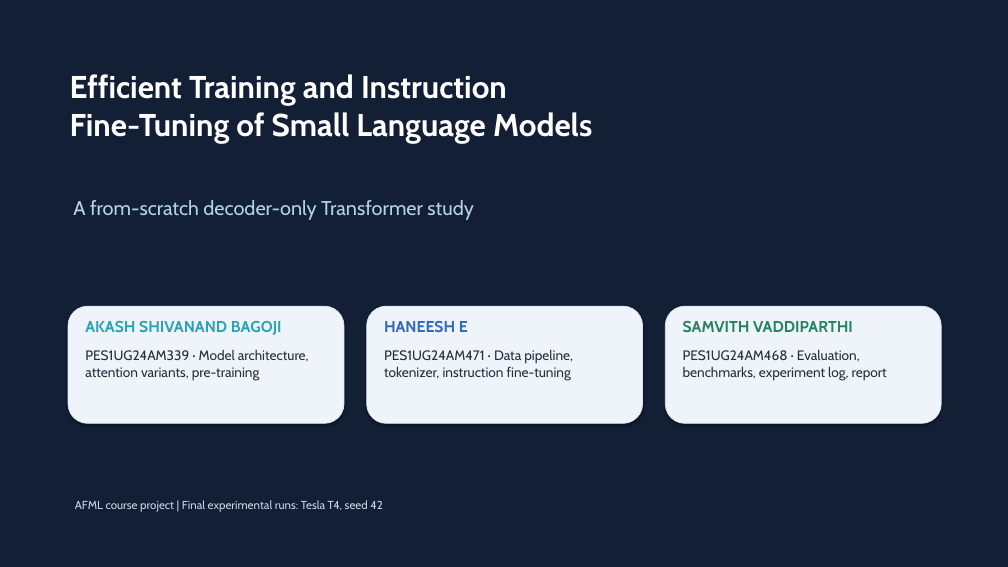
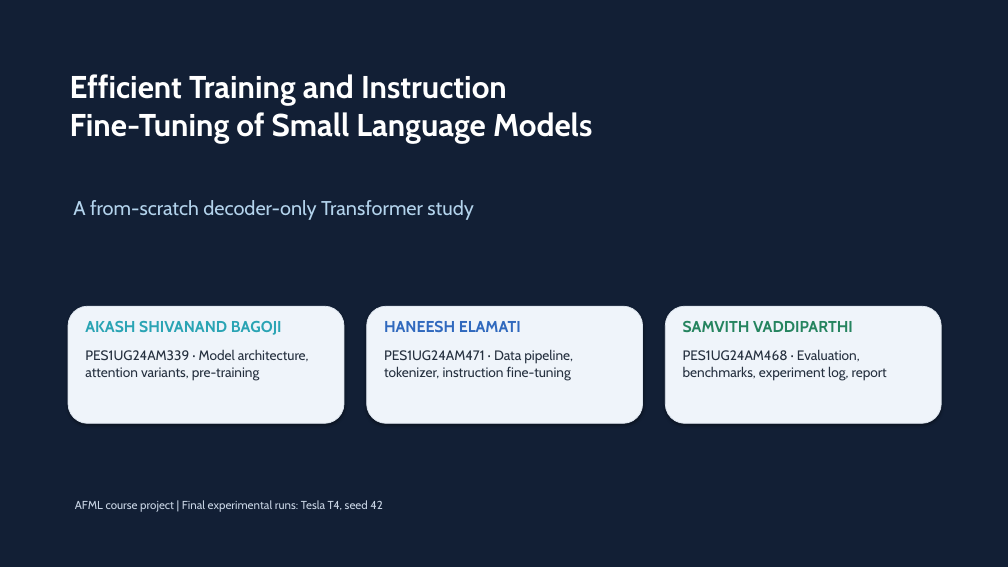
Before and after one commit to akashsb2005/AFML-Project, a slide deck: slide 1 of AFML_Project_Final_Presentation_Updated.pptx. Drawn at 1008x567 pixels with LibreOffice and Linux fonts; fonts in the diff are those of the drawing. Boxes give left, top, right and bottom in pixels: in the first picture for what was removed or moved away, otherwise in the second. Text is boxed around its words. In the diff, an @@ line names an element or a change of style, - is before the commit and + after.

Commit message:
Use Haneesh Elamati's full name from the course team list; add the slide PDF

```diff
--- a/AFML_Project_Final_Presentation_Updated.pptx
+++ b/AFML_Project_Final_Presentation_Updated.pptx
@@ text at box(384, 321, 521, 332): text changed @@
-HANEESH E
+HANEESH ELAMATI
```
Also in this commit, not shown: 7 other files.
